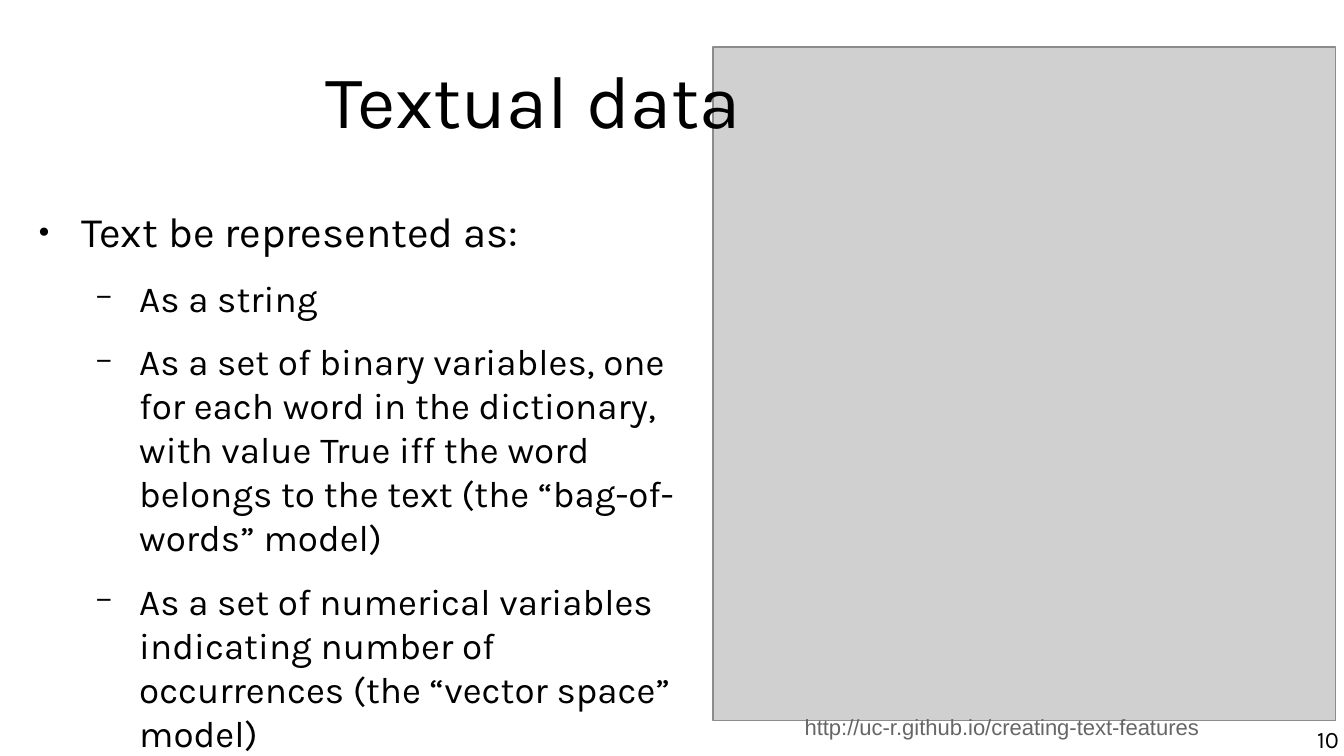
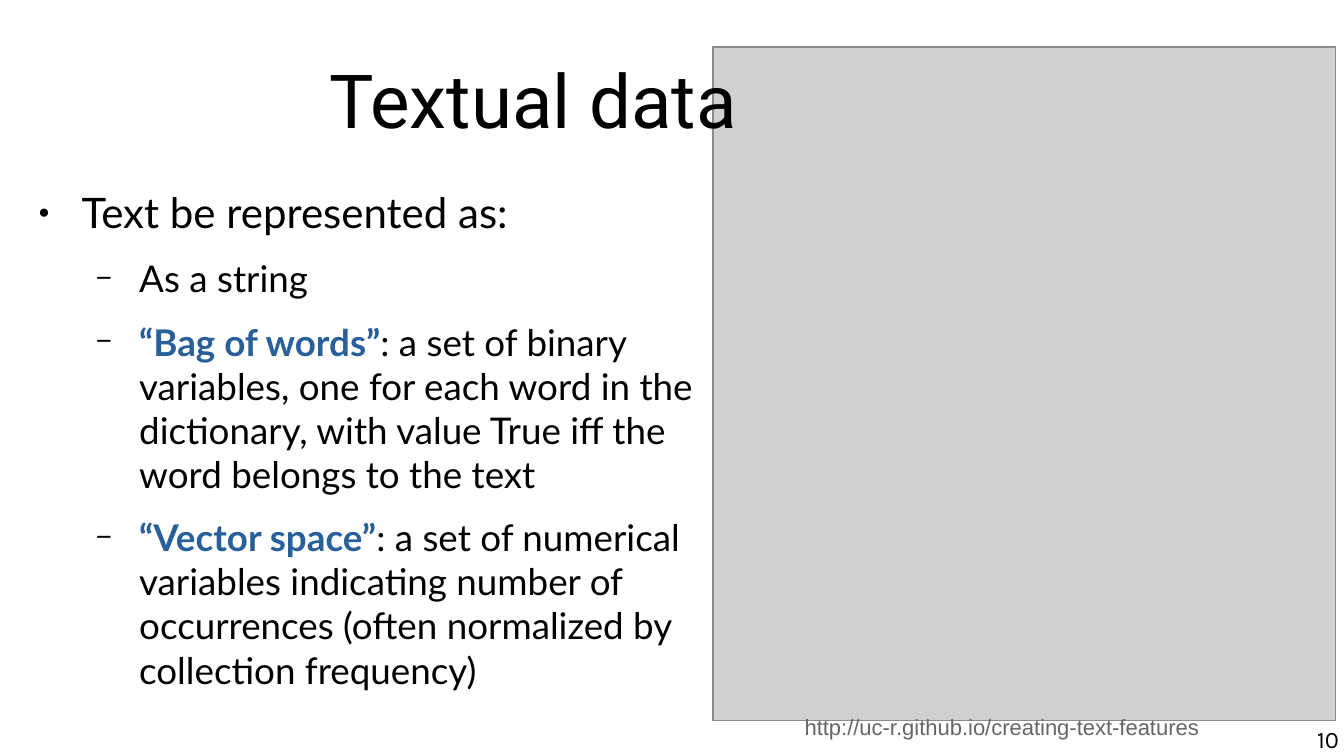
Before and after one commit to marco-calautti/data-mining-course, a slide deck: slide 10 of theory/odp/tt02_data_methods_scenarios.odp. Drawn at 1344x756 pixels with LibreOffice and Linux fonts; fonts in the diff are those of the drawing; grey boxes stand for pictures. Boxes give left, top, right and bottom in pixels: in the first picture for what was removed or moved away, otherwise in the second. Text is boxed around its words. In the diff, an @@ line names an element or a change of style, - is before the commit and + after.

```diff
--- a/theory/odp/tt02_data_methods_scenarios.odp
+++ b/theory/odp/tt02_data_methods_scenarios.odp
@@ title "Textual data" at [330,59,736,145]: font Karla to Roboto @@
@@ text "Text be represented as:": place and size @@
-text "Text be represented as:" at [82,218,674,751]
+text "Text be represented as:" at [82,197,693,691]
@@ text at [82,197,508,299]: font Karla to Lato in "Text be represented as:", "As a string" @@
@@ text at [139,327,693,691]: text changed; font Karla to Lato @@
-  − As a set of binary variables, one for each word in the dictionary, with value True iff the word belongs to the text (the “bag-of-words” model)
-  − As a set of numerical variables indicating number of occurrences (the “vector space” model)
+  − “Bag of words”: a set of binary variables, one for each word in the dictionary, with value True iff the word belongs to the text
+  − “Vector space”: a set of numerical variables indicating number of occurrences (often normalized by collection frequency)
```
Also in this commit, not shown: 40 other slides changed, 5 slides added, 3 slides removed, 5 other files.
